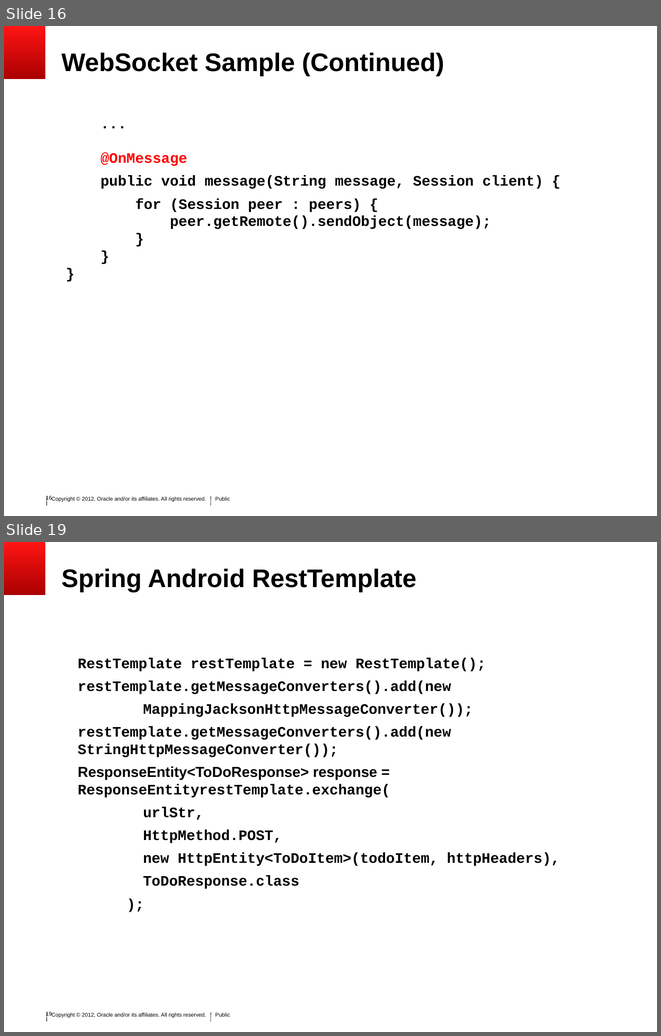
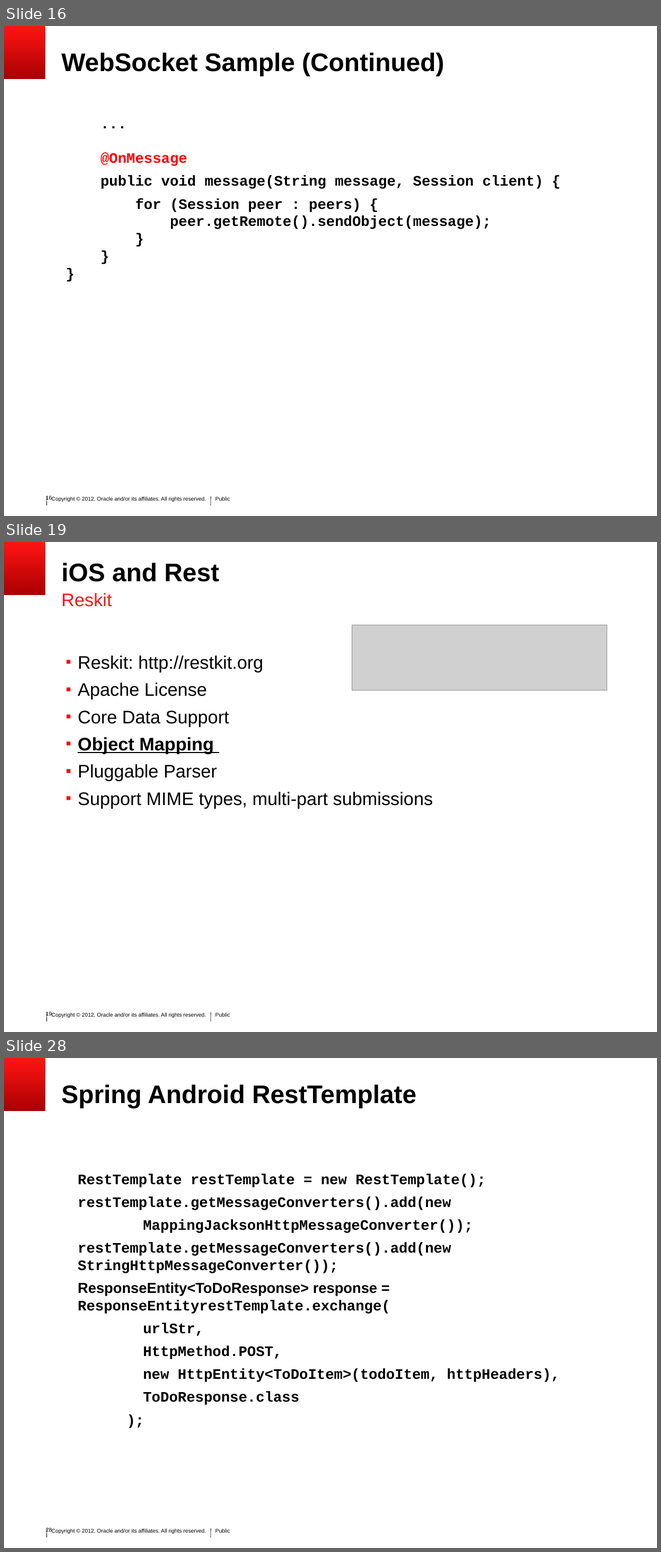
Before and after one commit to SoryBalde/javaee-mobile, a slide deck: javaee_mobile.ppt. Shown one above the other, each under a label of ours: slides 16 and 19 before the commit, slides 16, 19 and 28 after it; the slides between them are not shown. The pictures are 661x1036 and 661x1552 pixels, drawn with LibreOffice and Linux fonts; fonts in the diff are those of the drawing; grey boxes stand for pictures; background and template pictures are left out. Boxes give left, top, right and bottom in pixels: in the first picture for what was removed or moved away, otherwise in the second. Text is boxed around its words. In the diff, an @@ line names an element or a change of style, - is before the commit and + after.

```diff
--- a/javaee_mobile.ppt
+++ b/javaee_mobile.ppt
@@ slide 19 added at bbox=[4, 542, 657, 1032], background #FFFFFF; not listed: 6 template elements that a slide beside it also shows @@
@@ title added at bbox=[61, 563, 219, 582], 28 pt, text #000000, bold @@
+iOS and Rest
@@ text added at bbox=[61, 593, 112, 607], 20 pt, text #FF1414 @@
+Reskit
@@ picture added at bbox=[352, 625, 607, 690] @@
@@ text added at bbox=[78, 655, 433, 808], 20 pt, text #000000 @@
+▪ Reskit: http://restkit.org
+▪ Apache License
+▪ Core Data Support
+▪ Object Mapping
+▪ Pluggable Parser
+▪ Support MIME types, multi-part submissions
@@ what was slide 19 is now slide 28 @@
@@ page number at bbox=[46, 1528, 52, 1532]: text changed @@
-19
+28
```
Also in this commit, not shown: 11 other slides added, 2 slides removed.
